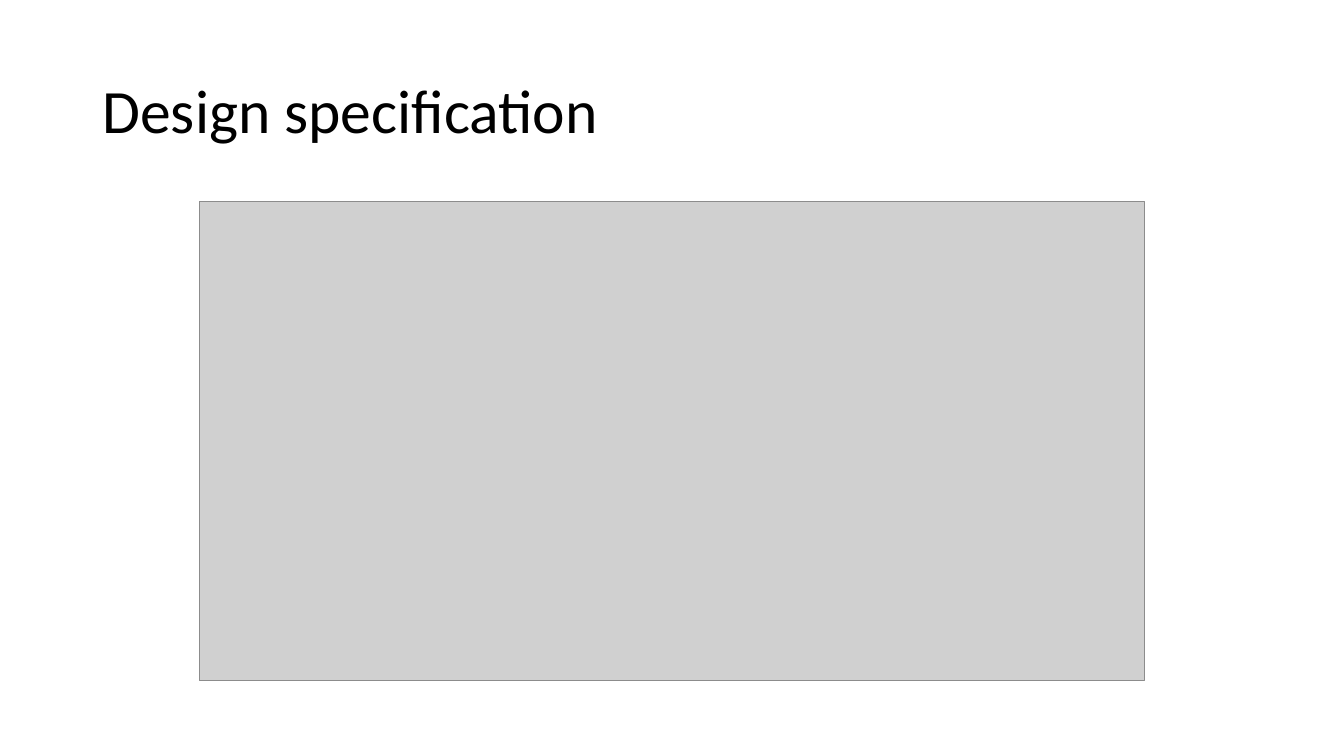
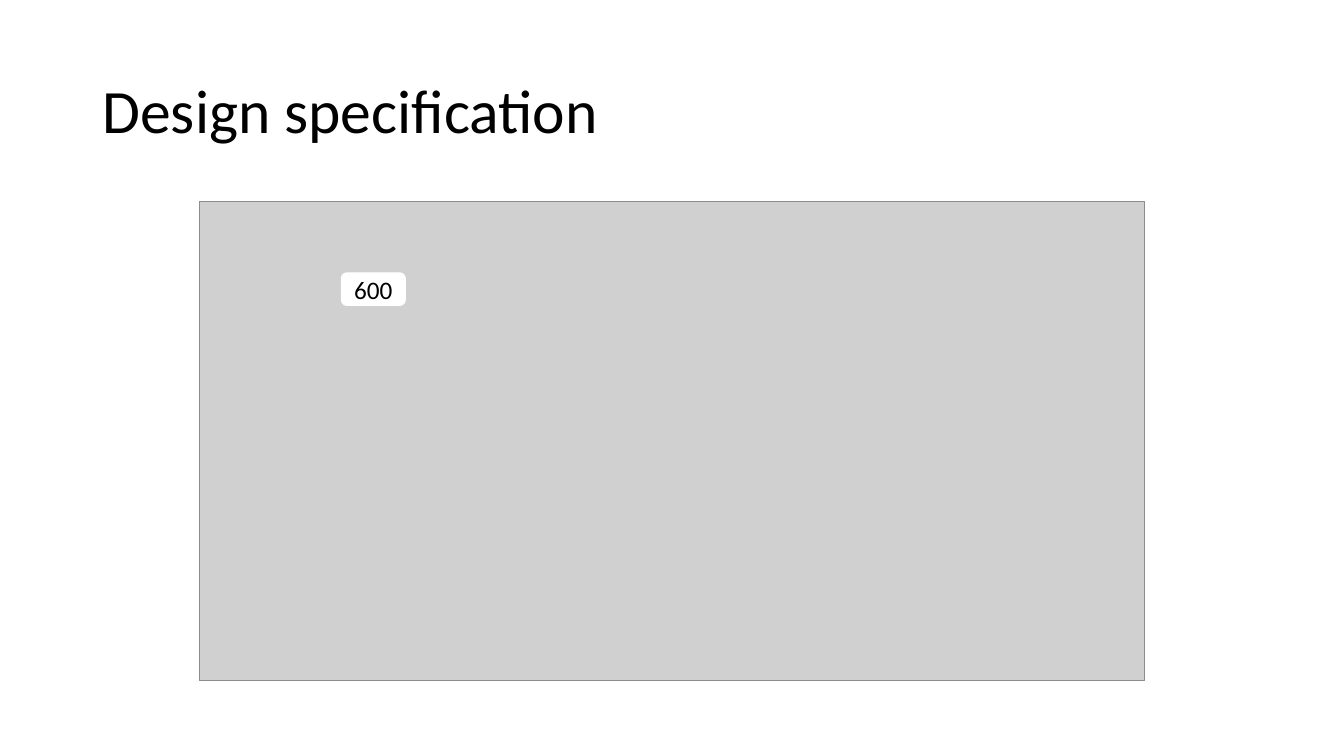
Before and after one commit to ZheChen-Bill/lab3_workbook, a slide deck: slide 3 of submission_Caravel SOC User Project (FIR).pptx. Drawn at 1344x756 pixels with LibreOffice and Linux fonts; fonts in the diff are those of the drawing; grey boxes stand for pictures. Boxes give left, top, right and bottom in pixels: in the first picture for what was removed or moved away, otherwise in the second. Text is boxed around its words. In the diff, an @@ line names an element or a change of style, - is before the commit and + after.

```diff
--- a/submission_Caravel SOC User Project (FIR).pptx
+++ b/submission_Caravel SOC User Project (FIR).pptx
@@ rounded rectangle added at (342, 273, 405, 306), fill #FFFFFF, outline #FFFFFF 1 pt, 18 pt, text #000000 @@
+600
```
Also in this commit, not shown: 4 other slides changed, 7 other files.
